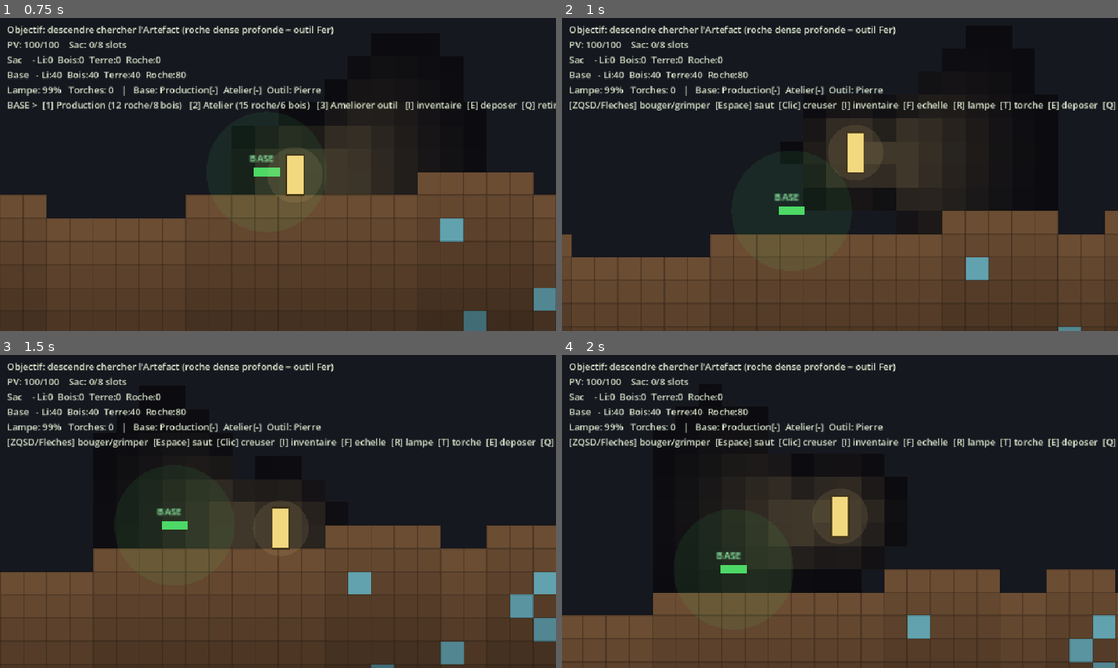
Above: before the commit, frames 1-4 (two rows, left to right).
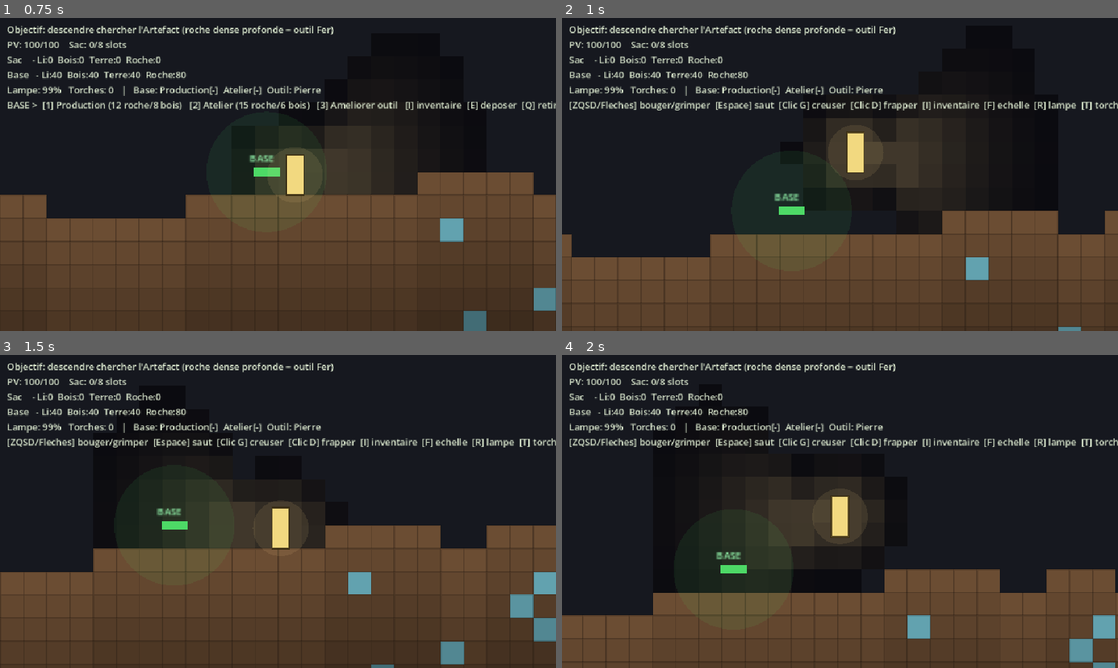
Above: after the commit, the same moments.

Repository: MrAuGIR/lesEnfouis
Game: Godot game, scene res://main.tscn
The game is run twice, just before and just after one commit, with the same random seed, the same clock (stepped at 60 frames per second) and the same inputs.
Inputs (mouse positions are in pixels of both pictures, inside the frame that each line leads up to):
- Up to frame 1 (0.75 s): tap Enter at 0.5 s; move the mouse to (400, 158) at 0.52 s; hold D from 0.53 s (still down); tap R at 0.6 s; click (400, 158) at 0.67 s
- Up to frame 2 (1 s): keep holding D; tap Space at 0.77 s
- Up to frame 3 (1.5 s): move the mouse to (166, 527) at 1.27 s; release D at 1.28 s; hold S from 1.28 s (still down); tap T at 1.35 s; click (166, 527) at 1.42 s
- Up to frame 4 (2 s): keep holding S; tap Space at 1.52 s

Frame 1 is identical in both runs. In frame 2, 1.0% of the frame differs, in the area x 42-100%, y 26-30%; in frame 3, 1.0%; in frame 4, 1.0%.

Commit message:
[proto] Jalon 5a : combat melee (robots)
- Robots grey-box : patrouille, detection a vue (ligne de vue), poursuite
  (sautent les obstacles), degats au contact (cooldown par robot).
- Collision AABB-vs-grille generique pour les corps (robots).
- Coup de melee au clic droit : arc court vers la souris, cooldown,
  recul, ~2 coups pour detruire ; loot lithium (batteries) a la mort.
- Robots peu visibles dans le noir -> la lampe sert aussi a les reperer.
- Inventaire ouvert fige le jeu (heros ET robots).
- Spawn : 1 robot garanti dans le bunker de depart (rencontre facile pour
  tester), reste disperse dans les cavernes ; zone de repit base 18->10.
- GDD : risque n°1 (fun creuser/extraire) LEVE (08) + boucle validee (01)
  + intentions d'anim combat remontees du playtest (04).

Co-Authored-By: Claude Opus 4.8 <noreply@anthropic.com>

Diff:
--- a/prototype/scripts/Game.gd
+++ b/prototype/scripts/Game.gd
@@ -69,6 +69,23 @@
 const TIER_NAMES := ["Pierre", "Fer", "Acier"]
 const UPGRADE_COST := [{}, {"rock": 15, "lithium": 8}, {"rock": 25, "lithium": 16}]
 
+# --- Combat (Jalon 5a : mêlée) ----------------------------------------------
+const ENEMY_COUNT := 8           # robots dispersés dans le sous-sol
+const ENEMY_HP := 60.0
+const ENEMY_SPEED := 42.0        # px/s en patrouille
+const ENEMY_CHASE_MULT := 1.5    # vitesse en poursuite
+const ENEMY_DMG := 12.0          # dégâts de contact au héros
+const ENEMY_HIT_CD := 0.8        # s entre deux coups d'un même robot
+const ENEMY_LOOT := 3            # lithium (batteries) lâché à la mort
+const DETECT_RANGE := 9.0        # tuiles : portée de détection du héros (avec ligne de vue)
+const ENEMY_HALF := Vector2(6, 7)
+const MELEE_RANGE := 1.7 * TILE  # portée du coup
+const MELEE_ARC := 0.2           # produit scalaire mini (cône d'attaque vers la souris)
+const MELEE_DMG := 34.0          # ~2 coups pour tuer un robot
+const MELEE_CD := 0.42           # s entre deux coups du héros
+const MELEE_VIS := 0.16          # s d'affichage de l'arc de coup
+const MELEE_KNOCK := 120.0       # recul infligé au robot touché
+
 # --- Objectif (Jalon 4) -----------------------------------------------------
 const HARD_MULT := 4.5            # creusage de la roche dense (très lent)
 const BAND_TOP := AIR_ROWS + 50   # profondeur de la barrière de roche dense
@@ -132,6 +149,12 @@
 var cache_artefact := false       # l'artefact est tombé dans la cache (mort)
 var won := false                  # objectif accompli
 
+# Combat (J5a) : chaque robot = {pos,vel:Vector2, hp:float, dir:float,
+# on_floor:bool, blocked:bool, hit_cd:float, flash:float}
+var enemies := []
+var atk_cd := 0.0                 # cooldown du coup du héros
+var atk_t := 0.0                  # reste d'affichage de l'arc de coup
+
 var flashes := []   # éclats de creusage : {cell:Vector2i, t:float}
 
 var camera: Camera2D
@@ -147,6 +170,7 @@
 	_generate_world()
 	_spawn_player()
 	base_pos = pos
+	_spawn_enemies()
 	_make_camera()
 	_make_hud()
 
@@ -275,7 +299,7 @@
 		obj = "*** GAGNE ! Artefact rapporte a la base ***"
 	elif has_artefact:
 		obj = ">> Artefact EN MAIN -- rentre le deposer a la base ! <<"
-	var hint := "[ZQSD/Fleches] bouger/grimper  [Espace] saut  [Clic] creuser  [I] inventaire  [F] echelle  [R] lampe  [T] torche  [E] deposer  [Q] retirer  [K] mort"
+	var hint := "[ZQSD/Fleches] bouger/grimper  [Espace] saut  [Clic G] creuser  [Clic D] frapper  [I] inventaire  [F] echelle  [R] lampe  [T] torche  [E] deposer  [Q] retirer  [K] mort"
 	if _near_base():
 		hint = "BASE >  [1] Production (12 roche/8 bois)   [2] Atelier (15 roche/6 bois)   [3] Ameliorer outil   [I] inventaire  [E] deposer  [Q] retirer"
 	hud.text = "%s\nPV: %d/%d    %s\nSac    - Li:%d  Bois:%d  Terre:%d  Roche:%d\nBase   - Li:%d  Bois:%d  Terre:%d  Roche …(282 unchanged characters)…
@@ -283,6 +307,7 @@
 # --- Boucle -----------------------------------------------------------------
 func _physics_process(delta: float) -> void:
 	_move(delta)
+	_update_enemies(delta)
 	if camera:
 		camera.global_position = pos
 
@@ -291,6 +316,7 @@
 	_deplete_lamp(delta)
 	_produce(delta)
 	_check_artefact()
+	_update_combat(delta)
 	_handle_dig(delta)
 	_update_flashes(delta)
 	_update_hud()
@@ -608,6 +634,147 @@
 	dig_time = DIG_TIME * DIG_TIERS[dig_level]
 	_flash_msg("Outil ameliore : %s (creusage plus rapide)" % TIER_NAMES[dig_level])
 	_update_hud()
+
+# --- Combat (J5a : mêlée) ---------------------------------------------------
+func _spawn_enemies() -> void:
+	enemies = []
+	# Rencontre garantie pour amorcer le combat : un robot dans le bunker de départ
+	# (juste sous le spawn), facile à trouver dès la première descente.
+	var cx := int(GRID_W * 0.5)
+	_add_enemy(Vector2((cx + 2) * TILE + TILE * 0.5, (surface[cx] + 10) * TILE + TILE * 0.5))
+	# Le reste dispersé dans les cavernes du sous-sol.
+	var tries := 0
+	while enemies.size() < ENEMY_COUNT and tries < 3000:
+		tries += 1
+		var tx := randi_range(4, GRID_W - 5)
+		var ty := randi_range(AIR_ROWS + 16, GRID_H - 4)
+		# une case vide avec du sol dessous et de la place au-dessus (tête)
+		if _tile(tx, ty) != EMPTY or _tile(tx, ty - 1) != EMPTY or not _is_solid(tx, ty + 1):
+			continue
+		var p := Vector2(tx * TILE + TILE * 0.5, ty * TILE + TILE * 0.5)
+		if p.distance_to(base_pos) < 10.0 * TILE:
+			continue   # petite zone de répit autour de la base
+		_add_enemy(p)
+
+func _add_enemy(p: Vector2) -> void:
+	enemies.append({"pos": p, "vel": Vector2.ZERO, "hp": ENEMY_HP, "dir": (1.0 if randf() < 0.5 else -1.0), "on_floor": false, "blocked": false, "hit_cd": 0.0, "flash": 0.0})
+
+func _update_enemies(delta: float) -> void:
+	if inv_open:
+		return   # l'inventaire fige le jeu (héros ET robots)
+	for e in enemies:
+		e["hit_cd"] = maxf(0.0, float(e["hit_cd"]) - delta)
+		e["flash"] = maxf(0.0, float(e["flash"]) - delta)
+		var to_player: Vector2 = pos - e["pos"]
+		var dist := to_player.length()
+		var ec := Vector2(e["pos"].x / TILE, e["pos"].y / TILE)
+		var chasing := dist < DETECT_RANGE * TILE and _los_clear_from(ec, int(pos.x / TILE), int(pos.y / TILE))
+		if chasing:
+			e["dir"] = signf(to_player.x) if absf(to_player.x) > 2.0 else e["dir"]
+			if bool(e["blocked"]) and bool(e["on_floor"]):
+				e["vel"].y = -JUMP_SPEED * 0.8   # saute l'obstacle pour poursuivre
+		else:
+			# patrouille : demi-tour au mur ou au bord du vide (ne pas tomber bêtement)
+			if bool(e["on_floor"]):
+				var ahead_x: float = e["pos"].x + e["dir"] * (ENEMY_HALF.x + 3.0)
+				var foot_y: float = e["pos"].y + ENEMY_HALF.y + 4.0
+				if bool(e["blocked"]) or not _is_solid(int(ahead_x / TILE), int(foot_y / TILE)):
+					e["dir"] = -float(e["dir"])
+		e["blocked"] = false
+		var spd := ENEMY_SPEED * (ENEMY_CHASE_MULT if chasing else 1.0)
+		e["vel"].x = float(e["dir"]) * spd
+		_move_enemy(e, delta)
+		# Contact → dégâts au héros (avec cooldown par robot) + petit recul
+		if _aabb_overlap(pos, half, e["pos"], ENEMY_HALF) and float(e["hit_cd"]) <= 0.0:
+			e["hit_cd"] = ENEMY_HIT_CD
+			_damage(ENEMY_DMG)
+			vel.x = signf(pos.x - e["pos"].x) * MOVE_SPEED
+
+func _move_enemy(e: Dictionary, delta: float) -> void:
+	e["pos"].x += e["vel"].x * delta
+	var rx := _collide_axis(e["pos"], ENEMY_HALF, e["vel"], true)
+	e["pos"] = rx["pos"]
+	e["vel"] = rx["vel"]
+	if bool(rx["blocked"]):
+		e["blocked"] = true
+	e["vel"].y += GRAVITY * delta
+	e["vel"].y = clampf(e["vel"].y, -JUMP_SPEED, 600.0)
+	e["pos"].y += e["vel"].y * delta
+	var ry := _collide_axis(e["pos"], ENEMY_HALF, e["vel"], false)
+	e["pos"] = ry["pos"]
+	e["vel"] = ry["vel"]
+	e["on_floor"] = bool(ry["landed"])
+
+# Résolution AABB-vs-grille générique (pour les robots ; pure, sans état membre).
+func _collide_axis(p: Vector2, hf: Vector2, v: Vector2, is_x: bool) -> Dictionary:
+	var landed := false
+	var blocked := false
+	var min_tx := int(floor((p.x - hf.x) / TILE))
+	var max_tx := int(floor((p.x + hf.x - 0.001) / TILE))
+	var min_ty := int(floor((p.y - hf.y) / TILE))
+	var max_ty := int(floor((p.y + hf.y - 0.001) / TILE))
+	for ty in range(min_ty, max_ty + 1):
+		for tx in range(min_tx, max_tx + 1):
+			if not _is_solid(tx, ty):
+				continue
+			var l := p.x - hf.x
+			var r := p.x + hf.x
+			var t := p.y - hf.y
+			var b := p.y + hf.y
+			var tl := tx * TILE
+			var tr := tl + TILE
+			var tt := ty * TILE
+			var tb := tt + TILE
+			if l < tr and r > tl and t < tb and b > tt:
+				if is_x:
+					if v.x > 0.0:
+						p.x = tl - hf.x
+					elif v.x < 0.0:
+						p.x = tr + hf.x
+					v.x = 0.0
+					blocked = true
+				else:
+					if v.y > 0.0:
+						p.y = tt - hf.y
+						landed = true
+					elif v.y < 0.0:
+						p.y = tb + hf.y
+					v.y = 0.0
+	return {"pos": p, "vel": v, "landed": landed, "blocked": blocked}
+
+func _aabb_overlap(p1: Vector2, h1: Vector2, p2: Vector2, h2: Vector2) -> bool:
+	return absf(p1.x - p2.x) < h1.x + h2.x and absf(p1.y - p2.y) < h1.y + h2.y
+
+func _update_combat(delta: float) -> void:
+	atk_cd = maxf(0.0, atk_cd - delta)
+	atk_t = maxf(0.0, atk_t - delta)
+	if inv_open:
+		return
+	if Input.is_mouse_button_pressed(MOUSE_BUTTON_RIGHT) and atk_cd <= 0.0:
+		_melee_attack()
+
+func _melee_attack() -> void:
+	atk_cd = MELEE_CD
+	atk_t = MELEE_VIS
+	for e in enemies:
+		var v: Vector2 = e["pos"] - pos
+		var d := v.length()
+		if d <= MELEE_RANGE and (d < 0.001 or v.normalized().dot(aim) >= MELEE_ARC):
+			e["hp"] = float(e["hp"]) - MELEE_DMG
+			e["flash"] = MELEE_VIS
+			e["vel"] += aim * MELEE_KNOCK
+	_cull_enemies()
+
+func _cull_enemies() -> void:
+	var alive := []
+	for e in enemies:
+		if float(e["hp"]) > 0.0:
+			alive.append(e)
+		else:
+			_bag_add(LITHIUM, ENEMY_LOOT)
+			flashes.append({"cell": Vector2i(int(e["pos"].x / TILE), int(e["pos"].y / TILE)), "t": 0.3})
+			_flash_msg("Robot detruit (+%d lithium)" % ENEMY_LOOT)
+	enemies = alive
 
 # --- Déplacement + collision contre la grille -------------------------------
 func _move(delta: float) -> void:
@@ -1089,6 +1256,21 @@
 		var tc := Vector2(c.x * TILE + TILE * 0.5, c.y * TILE + TILE * 0.5)
 		draw_circle(tc, TORCH_CORE * TILE, Color(1.0, 0.7, 0.3, 0.12))
 		draw_rect(Rect2(tc + Vector2(-2, -5), Vector2(4, 10)), Color(1.0, 0.75, 0.35))
+	# Robots (visibles surtout sous la lumière — sinon silhouette à peine perceptible)
+	for e in enemies:
+		var ep: Vector2 = e["pos"]
+		var vis: float = maxf(0.28, _brightness(int(ep.x / TILE), int(ep.y / TILE)))
+		var flash := float(e["flash"]) > 0.0
+		var col := Color(1.0, 0.95, 0.95) if flash else Color(0.85, 0.30, 0.25)
+		draw_rect(Rect2(ep - ENEMY_HALF, ENEMY_HALF * 2.0), Color(col.r * vis, col.g * vis, col.b * vis))
+		draw_rect(Rect2(ep - ENEMY_HALF, ENEMY_HALF * 2.0), Color(0, 0, 0, 0.5 * vis), false, 1.0)
+		# "oeil" tourné vers le sens de marche
+		draw_rect(Rect2(ep + Vector2(float(e["dir"]) * 2.0 - 1.5, -3.0), Vector2(3, 3)), Color(1.0, 0.85, 0.4, vis))
+		if float(e["hp"]) < ENEMY_HP:
+			var w := ENEMY_HALF.x * 2.0
+			var frac: float = clampf(float(e["hp"]) / ENEMY_HP, 0.0, 1.0)
+			draw_rect(Rect2(ep + Vector2(-ENEMY_HALF.x, -ENEMY_HALF.y - 5.0), Vector2(w, 2)), Color(0.25, 0.0, 0.0))
+			draw_rect(Rect2(ep + Vector2(-ENEMY_HALF.x, -ENEMY_HALF.y - 5.0), Vector2(w * frac, 2)), Color(0.95, 0.25, 0.25))
 	# Base (dépôt, à la surface) et cache de butin (à la mort)
 	draw_circle(base_pos, BASE_RANGE, Color(0.3, 0.9, 0.4, 0.08))
 	draw_rect(Rect2(base_pos + Vector2(-9, -3), Vector2(18, 6)), Color(0.3, 0.85, 0.4))
@@ -1111,3 +1293,7 @@
 	draw_circle(pos, LAMP_AMBIENT_CORE * TILE, Color(c_lamp.r, c_lamp.g, c_lamp.b, 0.10 * lamp_factor))
 	draw_rect(Rect2(pos - half, half * 2.0), Color(0.95, 0.85, 0.5))
 	draw_rect(Rect2(pos - half, half * 2.0), Color(0.2, 0.15, 0.05, 0.8), false, 1.0)
+	# Arc de coup (feedback du clic droit)
+	if atk_t > 0.0:
+		var a: float = clampf(atk_t / MELEE_VIS, 0.0, 1.0)
+		draw_circle(pos + aim * MELEE_RANGE * 0.55, MELEE_RANGE * 0.5, Color(1.0, 1.0, 1.0, 0.20 * a))
Not shown, changed: docs/01-boucle-mecaniques.md
Not shown, changed: docs/04-direction-artistique.md
Not shown, changed: docs/08-perimetre-production.md
Not shown, changed: prototype/README.md
